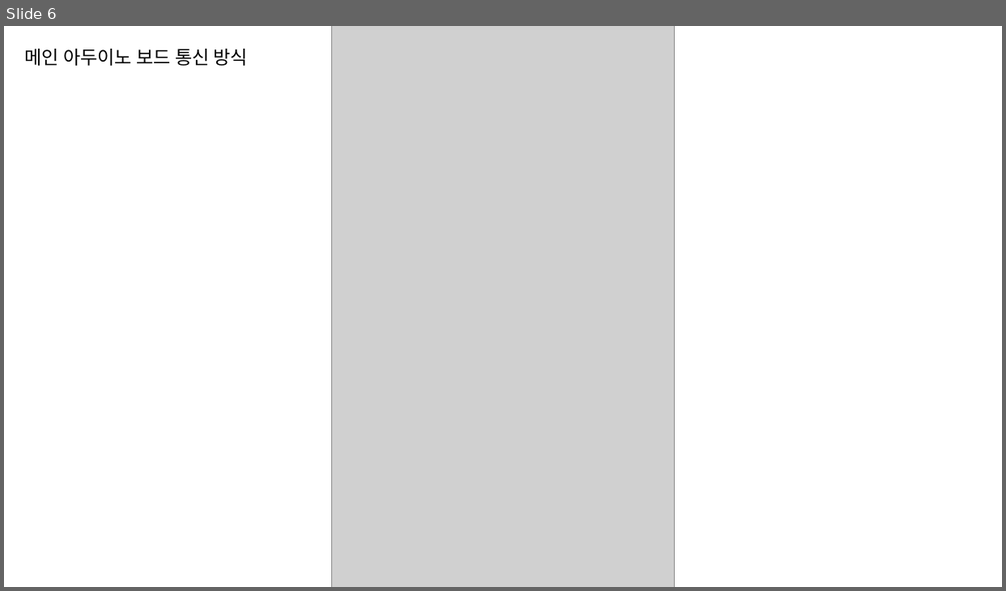
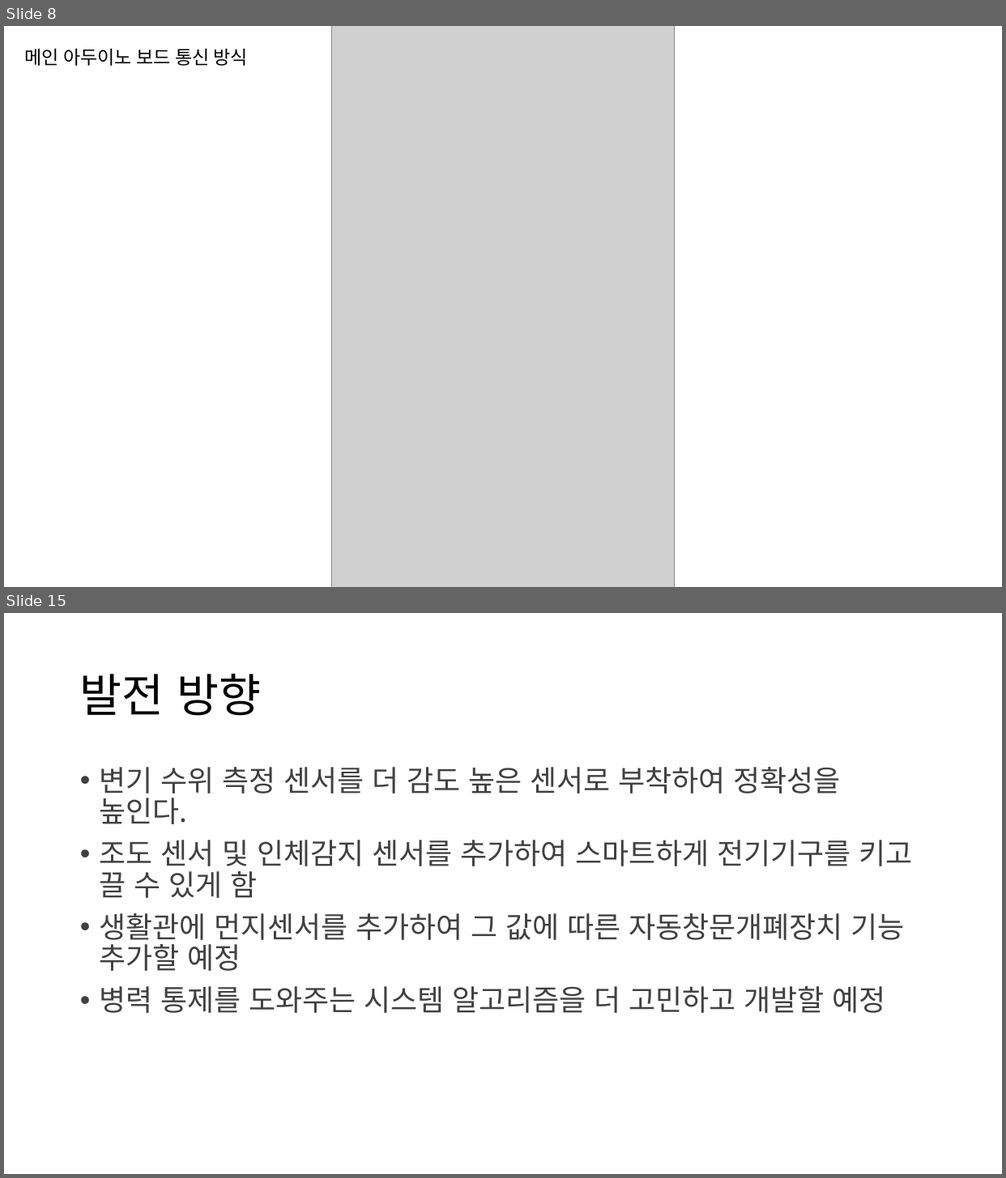
Before and after one commit to osam2018/IOT_mil-supporter, a slide deck: presentation ppt.pptx. Shown one above the other, each under a label of ours: slide 6 before the commit, slides 8 and 15 after it; the slides between them are not shown. The pictures are 1006x591 and 1006x1178 pixels, drawn with LibreOffice and Linux fonts; fonts in the diff are those of the drawing; grey boxes stand for pictures; background and template pictures are left out. Boxes give left, top, right and bottom in pixels: in the first picture for what was removed or moved away, otherwise in the second. Text is boxed around its words. In the diff, an @@ line names an element or a change of style, - is before the commit and + after.

```diff
--- a/presentation ppt.pptx
+++ b/presentation ppt.pptx
@@ slide 15 added at box(4, 613, 1002, 1174), background picture (left out) @@
@@ title added at box(80, 674, 262, 716), 44 pt, text #000000 @@
+발전 방향
@@ text added at box(99, 767, 913, 1013), 28 pt, text #404040 @@
+• 변기 수위 측정 센서를 더 감도 높은 센서로 부착하여 정확성을 높인다.
+• 조도 센서 및 인체감지 센서를 추가하여 스마트하게 전기기구를 키고 끌 수 있게 함
+• 생활관에 먼지센서를 추가하여 그 값에 따른 자동창문개폐장치 기능 추가할 예정
+• 병력 통제를 도와주는 시스템 알고리즘을 더 고민하고 개발할 예정
@@ what was slide 6 is now slide 8 @@
```
Also in this commit, not shown: 7 slides changed, 6 other slides added, 1 other file.
